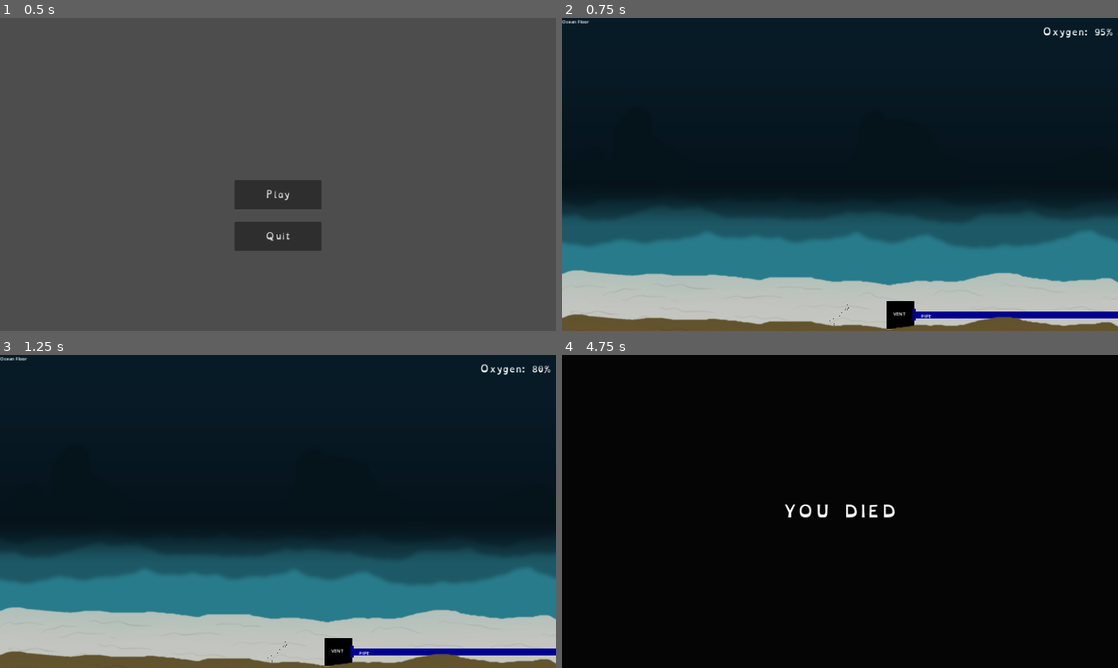
Above: before the commit, frames 1-4 (two rows, left to right).
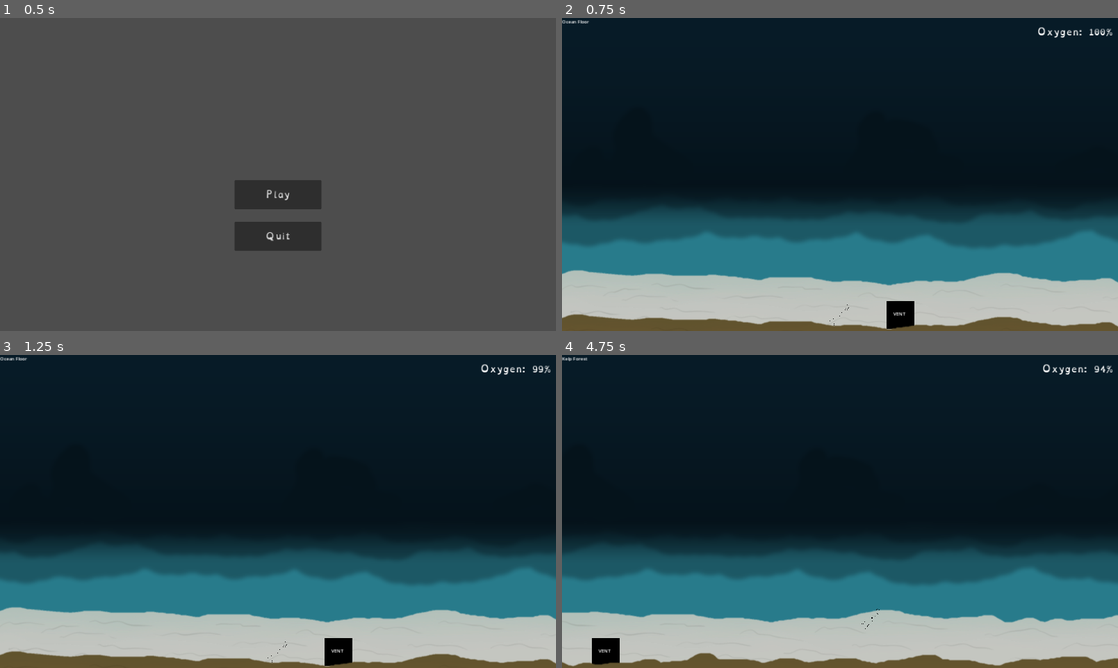
Above: after the commit, the same moments.

Repository: KeyraWebb/Cheezbored
Game: Godot game, scene res://scenes/game.tscn
Two runs of this game, one before a commit and one after it. Both use one fixed random seed, a clock stepped at 60 frames per second and the inputs below. The engine's default icon, where the game draws it, is replaced by a stand-in: a white triangle on a blue panel in a dark square.
Inputs:
- Up to frame 1 (0.5 s): no input
- Up to frame 2 (0.75 s): click "Play" at 0.5 s
- Up to frame 3 (1.25 s): no input
- Up to frame 4 (4.75 s): tap E (interact) at 1.25, 2.1, 2.75, 3.6, 4.25 s; hold E (interact) 1.28-2.03 s; hold Right (move_right) 1.28-2.78 s; tap Space (jump) at 1.52, 2.27, 3.77, 4.52 s; hold Left (move_left) 2.78-3.53 s; hold E (interact) 2.78-3.53 s; hold Right (move_right) from 3.53 s (still down); hold E (interact) from 4.28 s (still down)

Frame 1 is identical in both runs. In frame 2, 1.0% of the frame differs, in the area x 63-100%, y 2-97%; in frame 3, 0.9%; in frame 4, 86%, in the area x 0-100%, y 0-100%.

Commit message:
lay pipe after placing beacongit statusgit status

Diff:
--- a/scenes/objects/beacon_area.tscn
+++ b/scenes/objects/beacon_area.tscn
@@ -14,19 +14,18 @@
 tooltip = NodePath("tooltip")
 
 [node name="Sprite2D" type="Sprite2D" parent="."]
-position = Vector2(292, -123)
+position = Vector2(0, -64)
 texture = ExtResource("2_janhl")
 
 [node name="CollisionShape2D" type="CollisionShape2D" parent="."]
-position = Vector2(294.25, -124.5)
+position = Vector2(0, -64)
 shape = SubResource("RectangleShape2D_7hcre")
 
 [node name="tooltip" parent="." instance=ExtResource("3_s05lk")]
-visible = true
-offset_left = 55.0
-offset_top = -58.0
-offset_right = 95.0
-offset_bottom = -18.0
+offset_left = -240.0
+offset_top = -176.0
+offset_right = -200.0
+offset_bottom = -136.0
 
 [connection signal="area_entered" from="." to="." method="_on_area_entered"]
 [connection signal="area_exited" from="." to="." method="_on_area_exited"]
--- a/scenes/underwater_level.tscn
+++ b/scenes/underwater_level.tscn
@@ -1,17 +1,16 @@
-[gd_scene load_steps=15 format=3 uid="uid://crs5bfilcviv6"]
+[gd_scene load_steps=17 format=3 uid="uid://crs5bfilcviv6"]
 
 [ext_resource type="PackedScene" uid="uid://df6n5fnrrtxh8" path="res://scenes/objects/player.tscn" id="1_dsi1s"]
 [ext_resource type="PackedScene" uid="uid://cvux58ossusty" path="res://scenes/ui/oxygen_timer.tscn" id="1_r1edr"]
-[ext_resource type="Script" path="res://scenes/underwater_level.gd" id="1_xjn78"]
+[ext_resource type="Script" path="res://scripts/underwater_level.gd" id="1_xjn78"]
 [ext_resource type="Script" path="res://scripts/zones.gd" id="2_ab1qq"]
 [ext_resource type="Texture2D" uid="uid://b4wivdan60b3l" path="res://assets/sprites/backgrounds/OceanFloorRear.png" id="3_r6orm"]
+[ext_resource type="PackedScene" uid="uid://biuxyiktdjo2d" path="res://scenes/objects/beacon_area.tscn" id="3_rtwnx"]
 [ext_resource type="Texture2D" uid="uid://bfws0r5mvw126" path="res://assets/sprites/backgrounds/OceanFloorFront.png" id="4_8eb2o"]
 [ext_resource type="PackedScene" uid="uid://cmqbyvfy0nnwb" path="res://scenes/zones/ocean_floor.tscn" id="5_it44k"]
 [ext_resource type="PackedScene" uid="uid://015qpi431l65" path="res://scenes/objects/oxygen_dispenser.tscn" id="6_eijx3"]
 [ext_resource type="PackedScene" uid="uid://dfwd1jovxn5q3" path="res://scenes/objects/pipe.tscn" id="7_3dd0i"]
-
-[sub_resource type="PlaceholderTexture2D" id="PlaceholderTexture2D_tbnus"]
-size = Vector2(200, 200)
+[ext_resource type="Script" path="res://scripts/beacon.gd" id="9_yavqo"]
 
 [sub_resource type="WorldBoundaryShape2D" id="WorldBoundaryShape2D_c0pn0"]
 
@@ -23,6 +22,9 @@
 [sub_resource type="WorldBoundaryShape2D" id="WorldBoundaryShape2D_5ynbh"]
 normal = Vector2(1, 0)
 
+[sub_resource type="PlaceholderTexture2D" id="PlaceholderTexture2D_tbnus"]
+size = Vector2(200, 200)
+
 [node name="UnderwaterLevel" type="Node2D"]
 script = ExtResource("1_xjn78")
 
@@ -30,13 +32,49 @@
 
 [node name="OxygenTimer" parent="HUD" instance=ExtResource("1_r1edr")]
 unique_name_in_owner = true
-deplete_delay = 1
+deplete_delay = 40
 metadata/_edit_use_anchors_ = true
 
 [node name="Player" parent="." instance=ExtResource("1_dsi1s")]
 position = Vector2(960, 1024)
 walk_speed = 900.0
-swim_speed = 800.0
+swim_speed = 600.0
+
+[node name="Borders" type="Node2D" parent="."]
+
+[node name="Ground" type="StaticBody2D" parent="Borders"]
+position = Vector2(0, 1072)
+
+[node name="CollisionShape2D" type="CollisionShape2D" parent="Borders/Ground"]
+shape = SubResource("WorldBoundaryShape2D_c0pn0")
+
+[node name="Sprite2D" type="Sprite2D" parent="Borders/Ground"]
+visible = false
+position = Vector2(0, 5)
+scale = Vector2(1152, 10)
+texture = SubResource("PlaceholderTexture2D_j1sx0")
+
+[node name="Ceiling" type="StaticBody2D" parent="Borders"]
+
+[node name="CollisionShape2D" type="CollisionShape2D" parent="Borders/Ceiling"]
+shape = SubResource("WorldBoundaryShape2D_1ylnl")
+
+[node name="Sprite2D" type="Sprite2D" parent="Borders/Ceiling"]
+visible = false
+position = Vector2(0, 5)
+scale = Vector2(1152, 10)
+texture = SubResource("PlaceholderTexture2D_j1sx0")
+
+[node name="Left" type="StaticBody2D" parent="Borders"]
+
+[node name="CollisionShape2D" type="CollisionShape2D" parent="Borders/Left"]
+shape = SubResource("WorldBoundaryShape2D_5ynbh")
+
+[node name="Sprite2D" type="Sprite2D" parent="Borders/Left"]
+visible = false
+position = Vector2(0, 5)
+scale = Vector2(1152, 10)
+texture = SubResource("PlaceholderTexture2D_j1sx0")
 
 [node name="Zones" type="Node2D" parent="." node_paths=PackedStringArray("player")]
 script = ExtResource("2_ab1qq")
@@ -110,51 +148,24 @@
 offset_bottom = 7.0
 text = "VENT"
 
-[node name="Pipes" type="Node2D" parent="."]
+[node name="PipeLayer" type="Node2D" parent="."]
+
+[node name="Beacon1" type="Node2D" parent="PipeLayer"]
+script = ExtResource("9_yavqo")
+
+[node name="BeaconArea" parent="PipeLayer/Beacon1" instance=ExtResource("3_rtwnx")]
+position = Vector2(6976, 1024)
+
+[node name="Pipes" type="Node2D" parent="PipeLayer/Beacon1"]
 position = Vector2(1216, 1024)
 
-[node name="Pipe" parent="Pipes" instance=ExtResource("7_3dd0i")]
+[node name="Pipe" parent="PipeLayer/Beacon1/Pipes" instance=ExtResource("7_3dd0i")]
 
-[node name="Pipe2" parent="Pipes" instance=ExtResource("7_3dd0i")]
+[node name="Pipe2" parent="PipeLayer/Beacon1/Pipes" instance=ExtResource("7_3dd0i")]
 position = Vector2(1920, 0)
 
-[node name="Pipe3" parent="Pipes" instance=ExtResource("7_3dd0i")]
+[node name="Pipe3" parent="PipeLayer/Beacon1/Pipes" instance=ExtResource("7_3dd0i")]
 position = Vector2(3840, 0)
 
-[node name="Borders" type="Node2D" parent="."]
-
-[node name="Ground" type="StaticBody2D" parent="Borders"]
-position = Vector2(0, 1072)
-
-[node name="CollisionShape2D" type="CollisionShape2D" parent="Borders/Ground"]
-shape = SubResource("WorldBoundaryShape2D_c0pn0")
-
-[node name="Sprite2D" type="Sprite2D" parent="Borders/Ground"]
-visible = false
-position = Vector2(0, 5)
-scale = Vector2(1152, 10)
-texture = SubResource("PlaceholderTexture2D_j1sx0")
-
-[node name="Ceiling" type="StaticBody2D" parent="Borders"]
-
-[node name="CollisionShape2D" type="CollisionShape2D" parent="Borders/Ceiling"]
-shape = SubResource("WorldBoundaryShape2D_1ylnl")
-
-[node name="Sprite2D" type="Sprite2D" parent="Borders/Ceiling"]
-visible = false
-position = Vector2(0, 5)
-scale = Vector2(1152, 10)
-texture = SubResource("PlaceholderTexture2D_j1sx0")
-
-[node name="Left" type="StaticBody2D" parent="Borders"]
-
-[node name="CollisionShape2D" type="CollisionShape2D" parent="Borders/Left"]
-shape = SubResource("WorldBoundaryShape2D_5ynbh")
-
-[node name="Sprite2D" type="Sprite2D" parent="Borders/Left"]
-visible = false
-position = Vector2(0, 5)
-scale = Vector2(1152, 10)
-texture = SubResource("PlaceholderTexture2D_j1sx0")
-
 [connection signal="on_depleted" from="HUD/OxygenTimer" to="." method="_on_death"]
+[connection signal="on_beacon_placed" from="PipeLayer/Beacon1/BeaconArea" to="PipeLayer/Beacon1" method="on_beacon_placed"]
--- /dev/null
+++ b/scripts/beacon.gd
@@ -0,0 +1,13 @@
+extends Node2D
+
+@onready var pipes: Node2D = $Pipes
+
+
+func _ready() -> void:
+	pipes.process_mode = Node.PROCESS_MODE_DISABLED
+	pipes.hide()
+
+
+func on_beacon_placed() -> void:
+	pipes.process_mode = Node.PROCESS_MODE_INHERIT
+	pipes.show()
--- a/scripts/beacon_area.gd
+++ b/scripts/beacon_area.gd
@@ -1,6 +1,10 @@
 extends Area2D
 
 @export var tooltip: Control
+
+var player_is_near := false
+
+signal on_beacon_placed
 
 # Called when the node enters the scene tree for the first time.
 func _ready() -> void:
@@ -11,9 +15,21 @@
 	pass
 
 
-
 func _on_area_entered(area: Area2D) -> void:
+	player_is_near = true
 	tooltip.display_tooltip("place beacon")
 
+
 func _on_area_exited(area: Area2D) -> void:
+	player_is_near = false
 	tooltip.hide_tooltip()
+
+
+func _input(event: InputEvent) -> void:
+	if not player_is_near:
+		return
+
+	if event.is_action_pressed("interact"):
+		hide()
+		process_mode = PROCESS_MODE_DISABLED
+		on_beacon_placed.emit()
Renamed: scenes/underwater_level.gd -> scripts/underwater_level.gd
